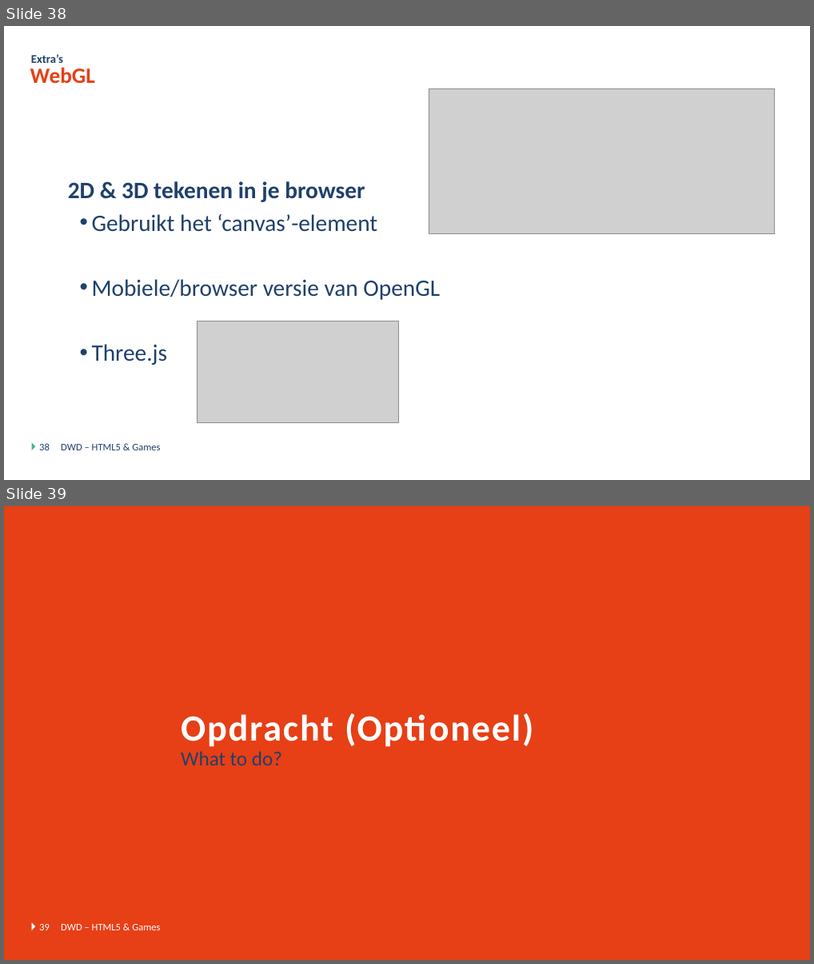
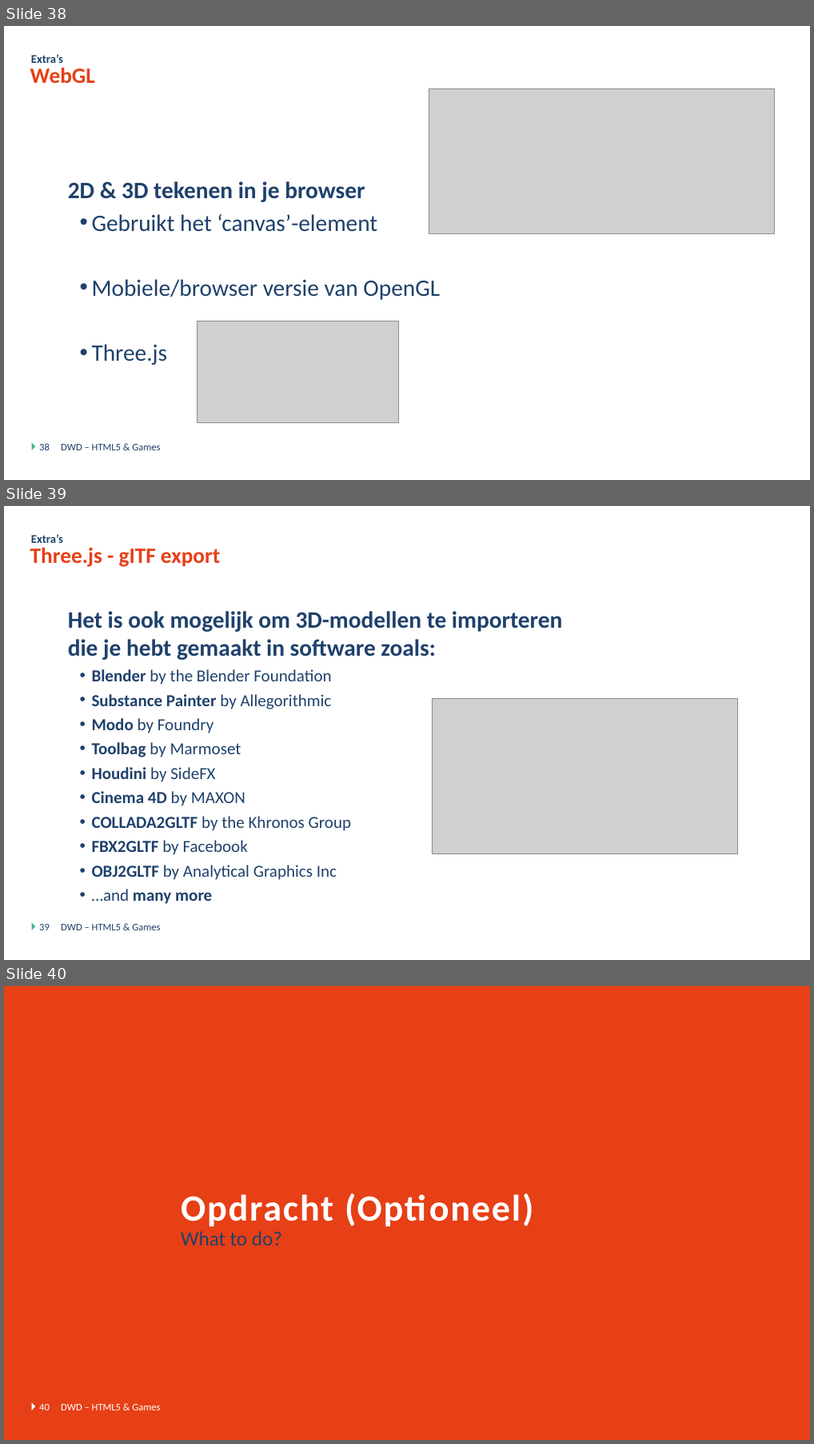
Before and after one commit to DmitriyVdE/Odisee_Bru_Dyn_Web_Dev_Opdracht, a slide deck: DWD - Javascript Games - Theorie.pptx. Shown one above the other, each under a label of ours: slides 38 and 39 before the commit, slides 38, 39 and 40 after it. The pictures are 814x964 and 814x1444 pixels, drawn with LibreOffice and Linux fonts; fonts in the diff are those of the drawing; grey boxes stand for pictures; background and template pictures are left out. Boxes give left, top, right and bottom in pixels: in the first picture for what was removed or moved away, otherwise in the second. Text is boxed around its words. In the diff, an @@ line names an element or a change of style, - is before the commit and + after.

Commit message:
added pictures to some slides

```diff
--- a/DWD - Javascript Games - Theorie.pptx
+++ b/DWD - Javascript Games - Theorie.pptx
@@ slide 39 added at (4, 506, 810, 960), background #FFFFFF; not listed: 1 template element that a slide beside it also shows @@
@@ title added at (30, 548, 220, 567), 26 pt, text #E73F16, bold @@
+Three.js - gITF export
@@ text added at (31, 534, 63, 543), 14 pt, text #1F416B, bold @@
+Extra’s
@@ text added at (68, 611, 562, 880), 20 pt, text #1F416B, bold @@
+Het is ook mogelijk om 3D-modellen te importeren die je hebt gemaakt in software zoals:
+  • Blender by the Blender Foundation
+  • Substance Painter by Allegorithmic
+  • Modo by Foundry
+  • Toolbag by Marmoset
+  • Houdini by SideFX
+  • Cinema 4D by MAXON
+  • COLLADA2GLTF by the Khronos Group
+  • FBX2GLTF by Facebook
+  • OBJ2GLTF by Analytical Graphics Inc
+  • …and many more
@@ picture added at (432, 699, 738, 854) @@
@@ page number added at (39, 924, 50, 930), 12 pt, text #1F416B @@
+39
@@ text added at (61, 924, 160, 930), 12 pt, text #1F416B @@
+DWD – HTML5 & Games
@@ what was slide 39 is now slide 40 @@
@@ page number at (39, 1404, 50, 1410): text changed @@
-39
+40
```
Also in this commit, not shown: 2 slides changed.
